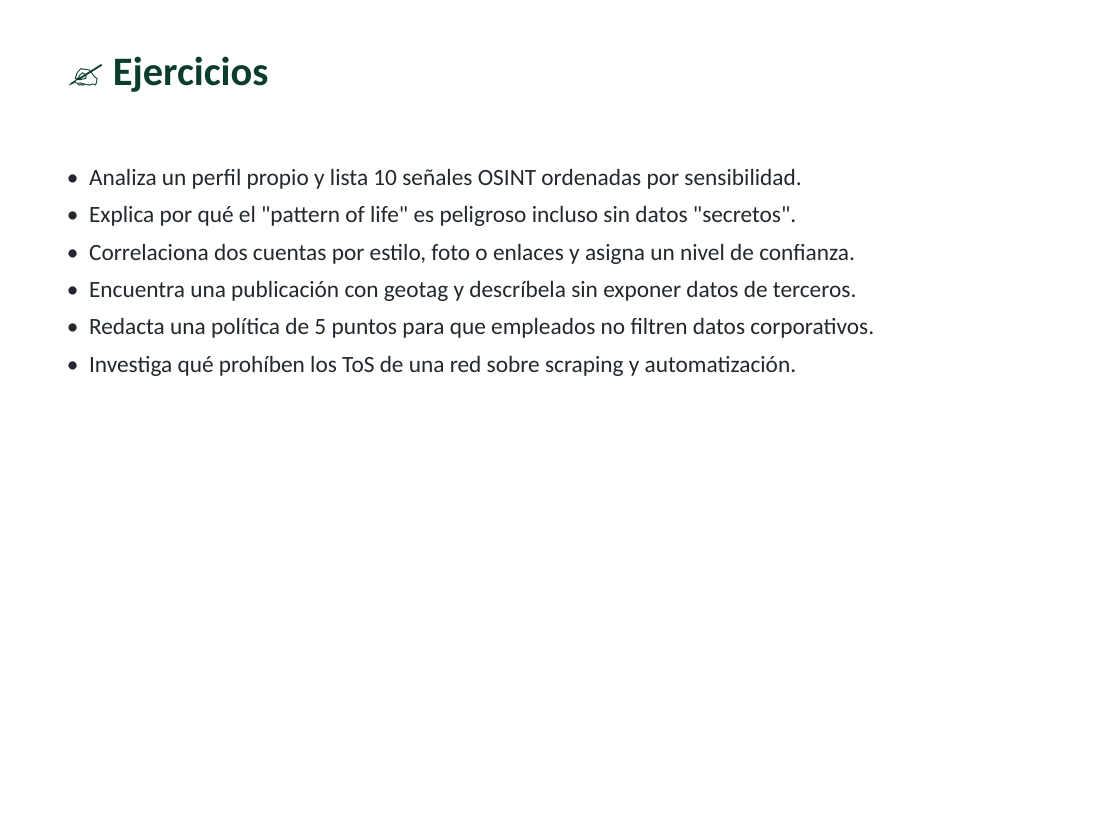
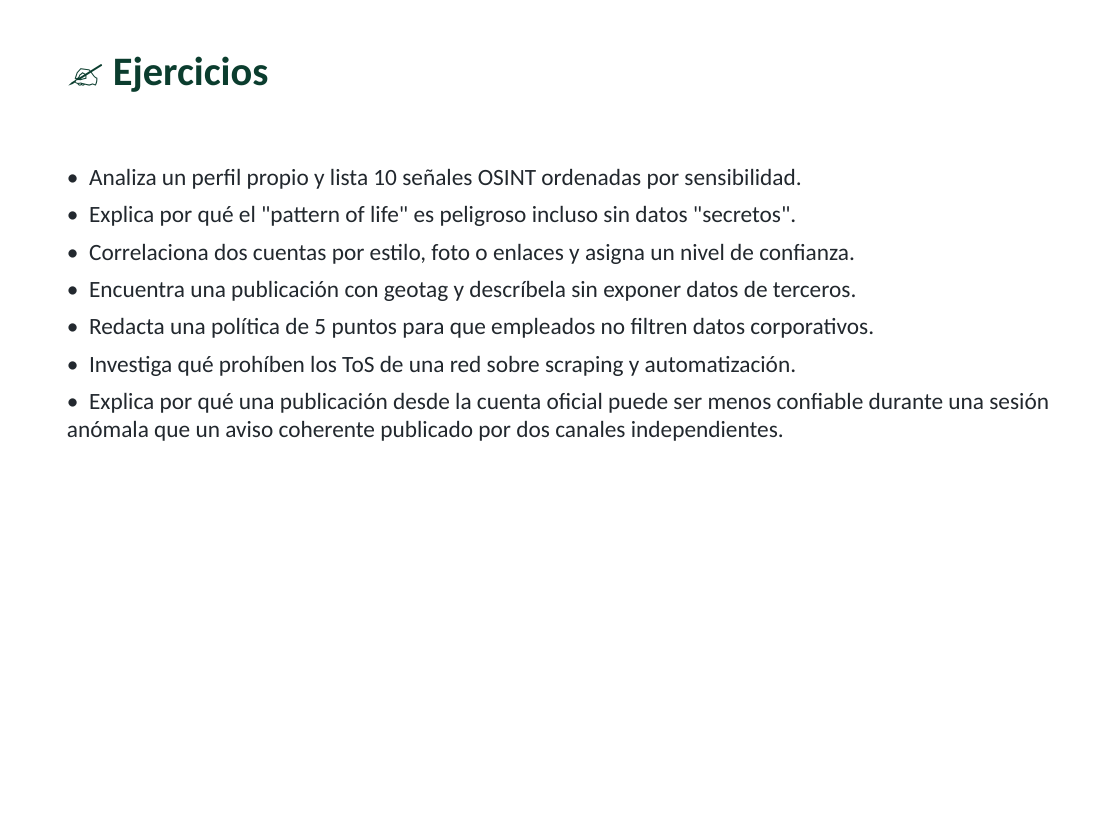
Before and after one commit to vladimiracunadev-create/modern-cybersecurity-program, a slide deck: slide 12 of classes/parte-12-osint-e-ingenieria-social/252-osint-en-redes-sociales/clase-252-presentacion.pptx. Drawn at 1120x840 pixels with LibreOffice and Linux fonts; fonts in the diff are those of the drawing. Boxes give left, top, right and bottom in pixels: in the first picture for what was removed or moved away, otherwise in the second. Text is boxed around its words. In the diff, an @@ line names an element or a change of style, - is before the commit and + after.

```diff
--- a/classes/parte-12-osint-e-ingenieria-social/252-osint-en-redes-sociales/clase-252-presentacion.pptx
+++ b/classes/parte-12-osint-e-ingenieria-social/252-osint-en-redes-sociales/clase-252-presentacion.pptx
@@ text at <box>67,392,1049,441</box>: paragraph added @@
+• Explica por qué una publicación desde la cuenta oficial puede ser menos confiable durante una sesión anómala que un aviso coherente publicado por dos canales independientes.
```
Also in this commit, not shown: 6 other slides changed, 40 other files.
